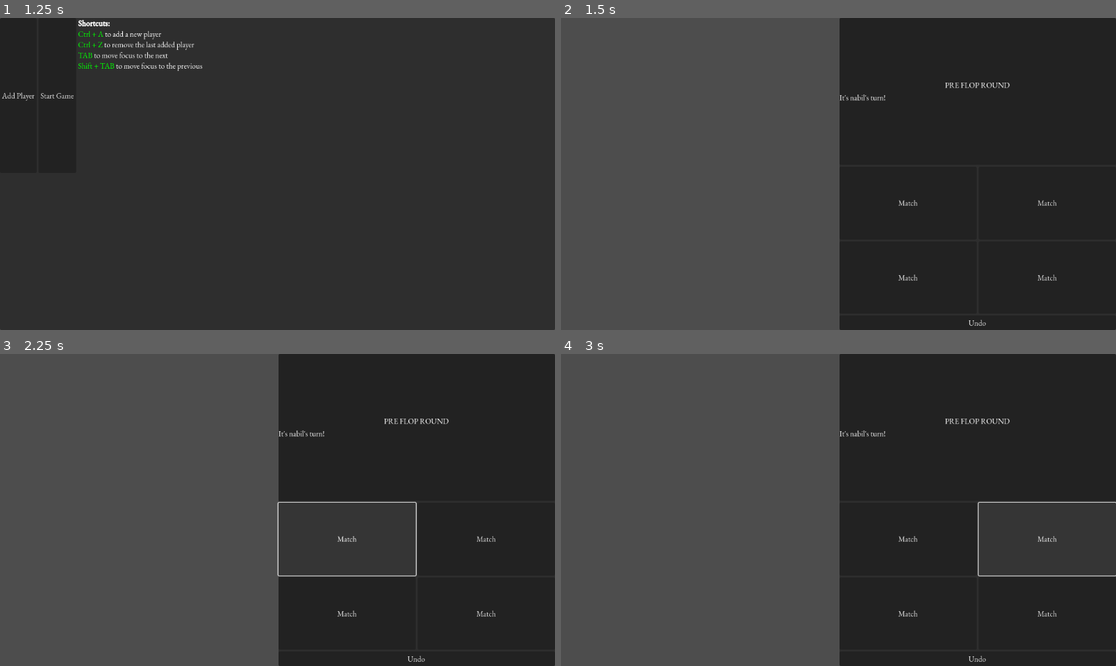
Above: before the commit, frames 1-4 (two rows, left to right).
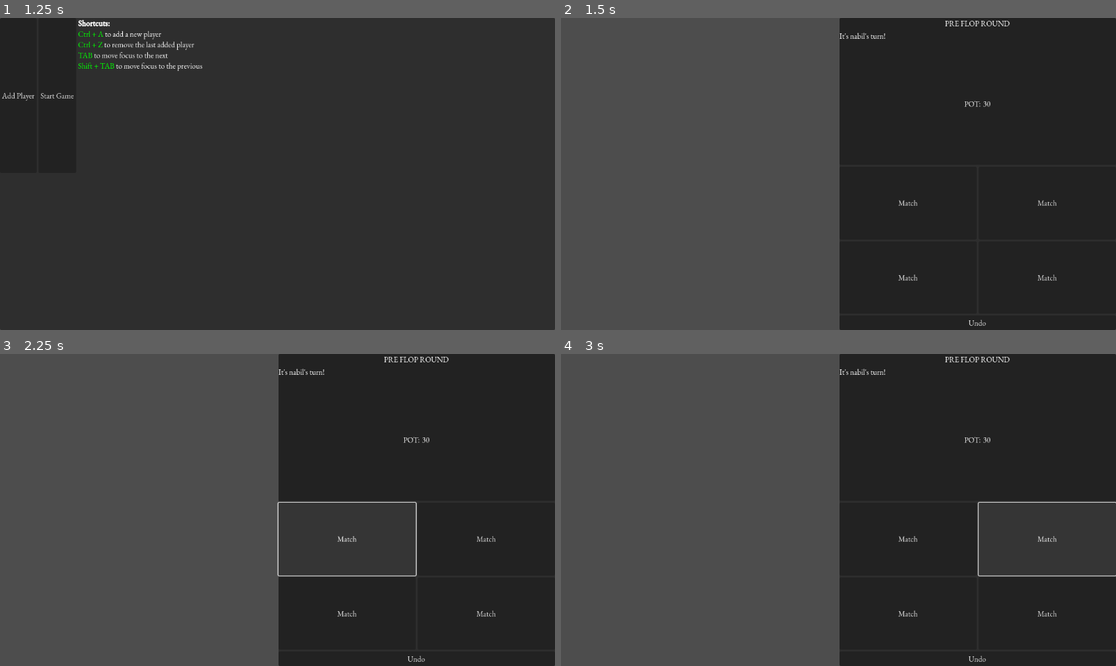
Above: after the commit, the same moments.

Repository: nafissadik75/poker_manager
Game: Godot game, scene res://scenes/start_menu.tscn
Two runs of this game, one before a commit and one after it. Both use one fixed random seed, a clock stepped at 60 frames per second and the inputs below.
Inputs:
- Up to frame 1 (1.25 s): click "Start" at 0.5 s
- Up to frame 2 (1.5 s): click "Start Game" at 1.25 s
- Up to frame 3 (2.25 s): click "Match" at 2 s
- Up to frame 4 (3 s): click "Match" at 2.75 s

Frame 1 is identical in both runs. In frame 2, 0.4% of the frame differs, in the area x 50-81%, y 0-29%; in frame 3, 0.4%; in frame 4, 0.4%.
Error after the commit: Out of bounds get index '0' (on base: 'Array[PlayerInfo]') (res://scripts/logic_handler.gd:20)

Commit message:
added a game start logic in a new autoload script named logic_handler.

Diff:
--- a/project.godot
+++ b/project.godot
@@ -23,6 +23,7 @@
 
 GameManager="*res://scripts/game_manager.gd"
 SceneManager="*res://scripts/scene_manager.gd"
+LogicHandler="*res://scripts/logic_handler.gd"
 
 [display]
 
--- a/scenes/main.tscn
+++ b/scenes/main.tscn
@@ -60,6 +60,19 @@
 text = "It's nabil's turn!"
 fit_content = true
 
+[node name="HBoxContainer" type="HBoxContainer" parent="MarginContainer/HBoxContainer/GameController/VBoxContainer/PanelContainer/MarginContainer/VBoxContainer"]
+layout_mode = 2
+size_flags_vertical = 3
+alignment = 1
+
+[node name="Label2" type="Label" parent="MarginContainer/HBoxContainer/GameController/VBoxContainer/PanelContainer/MarginContainer/VBoxContainer/HBoxContainer"]
+layout_mode = 2
+text = "POT:"
+
+[node name="PotLabel" type="Label" parent="MarginContainer/HBoxContainer/GameController/VBoxContainer/PanelContainer/MarginContainer/VBoxContainer/HBoxContainer"]
+layout_mode = 2
+text = "100"
+
 [node name="GridContainer" type="GridContainer" parent="MarginContainer/HBoxContainer/GameController/VBoxContainer"]
 layout_mode = 2
 size_flags_vertical = 3
--- a/scripts/game_manager.gd
+++ b/scripts/game_manager.gd
@@ -14,9 +14,37 @@
 	SHOWDOWN,
 }
 
+enum Roles {
+	DEALER,
+	BIG_BLIND,
+	SMALL_BLIND,
+	NORMAL,
+}
+
 var round : Rounds = Rounds.PREFLOP
-var small_blind : int
-var big_blind : int
-var pot : int
+
+### All variables regarding dealer, small_blind, big_blind
+var dealer_idx : int
+var small_blind_idx : int
+var big_blind_idx : int
+var small_blind_amt : int
+var big_blind_amt : int
+var dealer : PlayerInfo
+var small_blind : PlayerInfo
+var big_blind : PlayerInfo
+
+
+var pot : int :
+	set(value):
+		pot = value
+		pot_updated.emit(pot)
 var current_bet : int
 var current_player_idx : int
+
+signal pot_updated(value)
+
+func sort_players_on_seat_idx(a : PlayerInfo , b : PlayerInfo) -> bool:
+	if a.seat_idx < b.seat_idx:
+		return true
+	else:
+		return false
--- /dev/null
+++ b/scripts/logic_handler.gd
@@ -0,0 +1,36 @@
+## Autoload --- Logic Handler
+extends Node
+
+func start_game():
+	set_seats()
+	set_roles()
+	set_pot()
+
+func set_seats() -> void:
+	for i in range(len(GameManager.players)):
+		GameManager.players[i].seat_idx = i
+
+	GameManager.players.sort_custom(GameManager.sort_players_on_seat_idx)
+
+func set_roles(dealer_idx : int = 0) -> void:
+	GameManager.dealer_idx = dealer_idx
+	GameManager.big_blind_idx = dealer_idx + 1
+	GameManager.small_blind_idx = dealer_idx + 2
+
+	GameManager.players[GameManager.dealer_idx].role = GameManager.Roles.DEALER
+	GameManager.players[GameManager.big_blind_idx].role = GameManager.Roles.BIG_BLIND
+	GameManager.players[GameManager.small_blind_idx].role = GameManager.Roles.SMALL_BLIND
+
+	GameManager.dealer = GameManager.players[GameManager.dealer_idx]
+	GameManager.big_blind = GameManager.players[GameManager.big_blind_idx]
+	GameManager.small_blind = GameManager.players[GameManager.small_blind_idx]
+
+func set_pot() -> void:
+	## change money amount logic here
+	GameManager.big_blind_amt = 20
+	GameManager.small_blind_amt = GameManager.big_blind_amt / 2
+
+	GameManager.pot += (GameManager.big_blind_amt + GameManager.small_blind_amt)
+
+	GameManager.big_blind.stack -= GameManager.big_blind_amt
+	GameManager.small_blind.stack -= GameManager.small_blind_amt
--- a/scripts/player_info.gd
+++ b/scripts/player_info.gd
@@ -6,7 +6,6 @@
 	set(new_name):
 		name = new_name
 		player_name_updated.emit(new_name)
-signal player_name_updated(new_name)
 
 ## Amount of money/chips the player currently has
 var stack : int:
@@ -15,7 +14,6 @@
 		stack_updated.emit()
 	get():
 		return int(stack)
-signal stack_updated
 
 ## If the player didn't fold.
 var is_active : bool = true:
@@ -23,7 +21,6 @@
 		if value == false:
 			is_active = value
 			folded.emit()
-signal folded
 
 ## Player's current bet in current round. Resets back to zero every round
 var current_bet : int:
@@ -32,11 +29,17 @@
 		current_bet_updated.emit()
 	get():
 		return int(current_bet)
-signal current_bet_updated
 
 ## Player's seat index for cycling through rounds. Also used to determine whether player is dealer, small blind or big blind
 var seat_idx : int:
 	set(value):
 		seat_idx = int(value)
 		seat_idx_updated.emit()
+
+var role : GameManager.Roles = GameManager.Roles.NORMAL
+
+signal player_name_updated(new_name)
+signal stack_updated
+signal folded
+signal current_bet_updated
 signal seat_idx_updated
--- a/scripts/scene_attached/main.gd
+++ b/scripts/scene_attached/main.gd
@@ -1,9 +1,20 @@
 extends Control
 
+
+@onready var pot_label: Label = $MarginContainer/HBoxContainer/GameController/VBoxContainer/PanelContainer/MarginContainer/VBoxContainer/HBoxContainer/PotLabel
+
 func _ready() -> void:
+	connect_signals()
+	LogicHandler.start_game()
 
 	for player in GameManager.players:
 		var card_inst : PlayerContainer = SceneManager.PLAYER_CONTAINER.instantiate()
 		card_inst.p = player
 		card_inst.editable = false
 		%PlayersContainer.add_child(card_inst)
+
+func connect_signals() -> void:
+	GameManager.pot_updated.connect(_on_pot_updated)
+
+func _on_pot_updated(value : int) -> void:
+	pot_label.set_text(str(value))
Not shown, added: scripts/logic_handler.gd.uid
